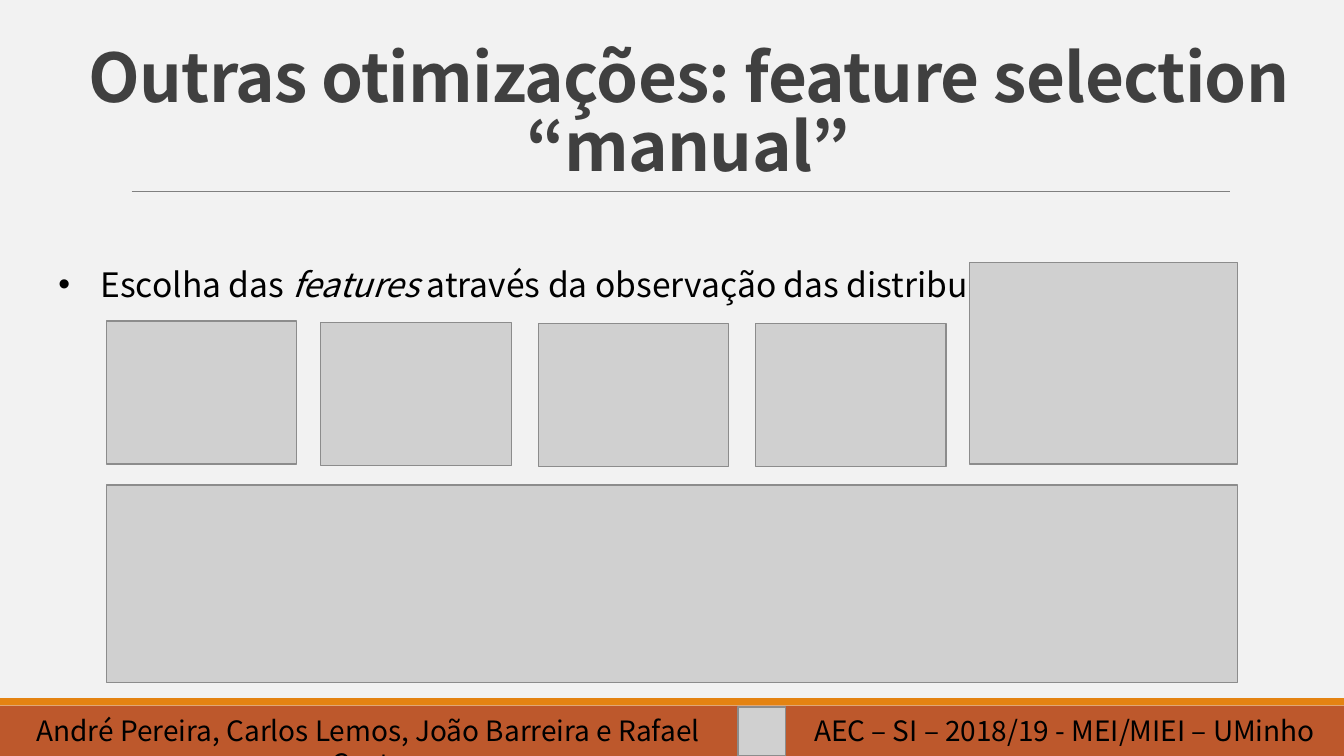
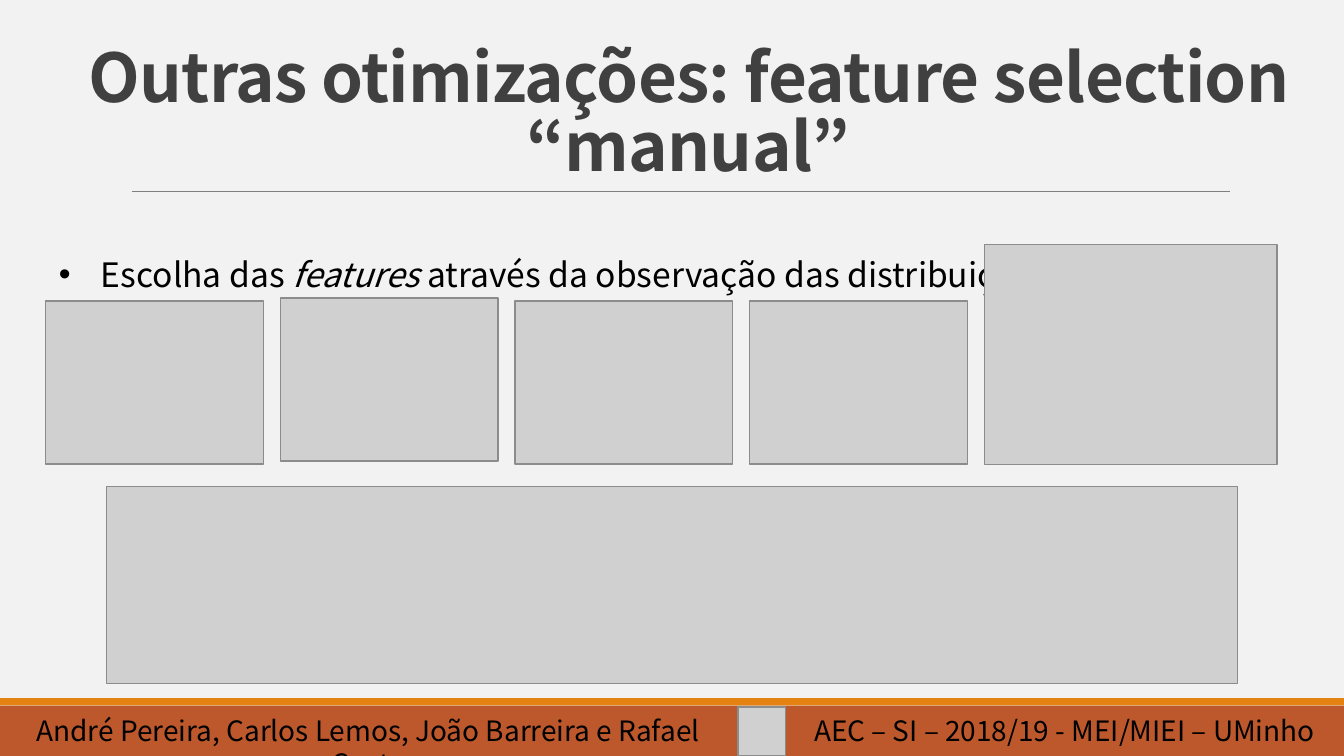
Before and after one commit to barreira/aec-1819, a slide deck: slide 9 of tp2-slides.pptx. Drawn at 1344x756 pixels with LibreOffice and Linux fonts; fonts in the diff are those of the drawing; grey boxes stand for pictures. Boxes give left, top, right and bottom in pixels: in the first picture for what was removed or moved away, otherwise in the second. Text is boxed around its words. In the diff, an @@ line names an element or a change of style, - is before the commit and + after.

```diff
--- a/tp2-slides.pptx
+++ b/tp2-slides.pptx
@@ text "Escolha das features através da ...": place and size @@
-text "Escolha das features através da ..." at bbox=[100, 262, 1048, 306]
+text "Escolha das features através da ..." at bbox=[101, 253, 1048, 297]
@@ picture: place and size @@
-picture at bbox=[969, 262, 1238, 464]
+picture at bbox=[984, 245, 1277, 464]
@@ picture: place and size @@
-picture at bbox=[321, 323, 512, 465]
+picture at bbox=[281, 298, 499, 461]
@@ picture: place and size @@
-picture at bbox=[106, 321, 297, 464]
+picture at bbox=[46, 301, 263, 464]
@@ picture: place and size @@
-picture at bbox=[539, 324, 730, 466]
+picture at bbox=[515, 301, 732, 464]
@@ picture: place and size @@
-picture at bbox=[755, 324, 946, 466]
+picture at bbox=[750, 301, 968, 464]
```
Also in this commit, not shown: 3 other slides changed, 12 other files.
